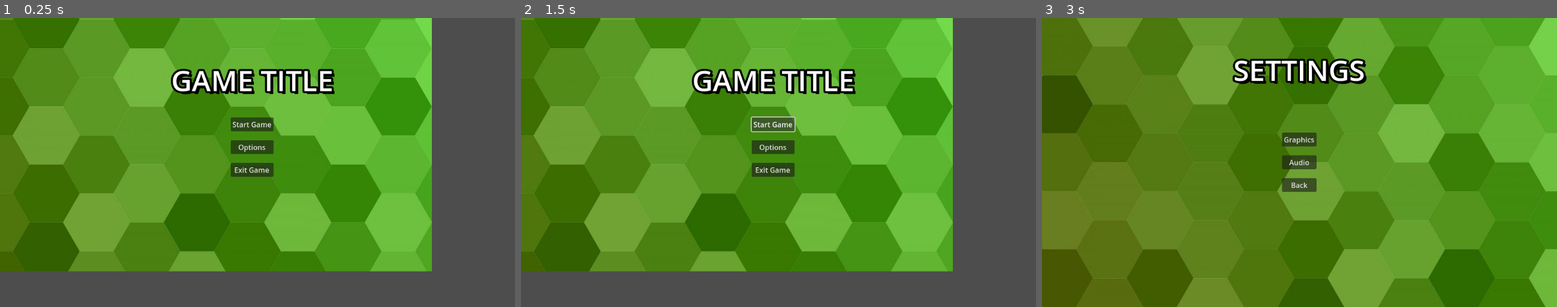
Above: before the commit, frames 1-3 (left to right).
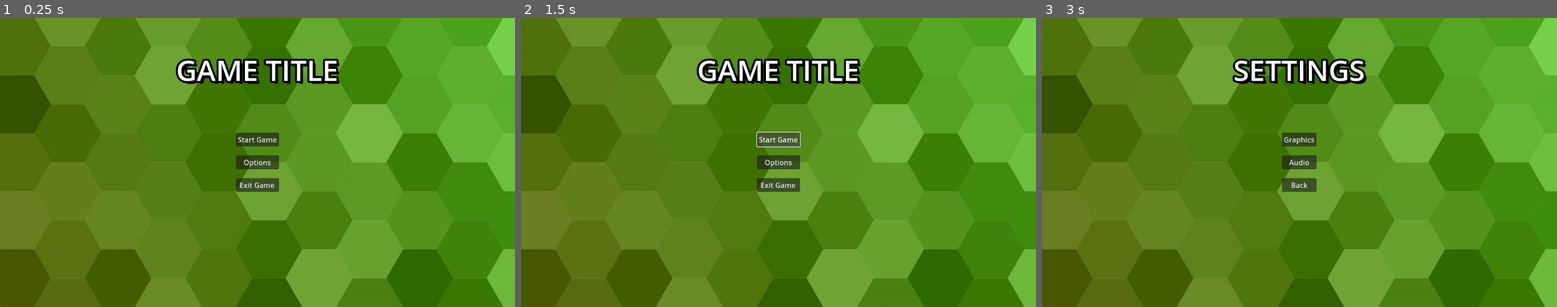
Above: after the commit, the same moments.

Repository: haw-peter/Sustainable_Game_Uni_Project
Game: Godot game, scene res://main_menu.tscn
Same seed, same stepped clock (60 frames per second), same inputs: the game is played once before the commit and once after it.
Inputs:
- Up to frame 1 (0.25 s): no input
- Up to frame 2 (1.5 s): click "Start Game" at 0.5 s; click "Start Game" at 1.25 s
- Up to frame 3 (3 s): click "Start Game" at 2 s; click "Options" at 2.75 s

The runs differ from the first frame. In frame 1, 77% of the frame differs, in the area x 0-100%, y 0-100%; in frame 2, 77%; in frame 3, nothing differs.

Commit message:
offset fix
fixed offset

Diff:
--- a/main_menu.tscn
+++ b/main_menu.tscn
@@ -21,10 +21,10 @@
 anchors_preset = 15
 anchor_right = 1.0
 anchor_bottom = 1.0
-offset_left = -534.0
-offset_top = -432.0
-offset_right = -186.0
-offset_bottom = -80.0
+offset_left = -36.0
+offset_top = -307.0
+offset_right = 312.0
+offset_bottom = 45.0
 grow_horizontal = 2
 grow_vertical = 2
 texture = ExtResource("2_qrexf")
@@ -34,10 +34,6 @@
 anchors_preset = 15
 anchor_right = 1.0
 anchor_bottom = 1.0
-offset_left = 165.0
-offset_top = 23.0
-offset_right = -188.0
-offset_bottom = -92.0
 grow_horizontal = 2
 grow_vertical = 2
 theme_override_constants/margin_left = 12
--- a/project.godot
+++ b/project.godot
@@ -14,7 +14,3 @@
 run/main_scene="res://main_menu.tscn"
 config/features=PackedStringArray("4.2", "Forward Plus")
 config/icon="res://icon.svg"
-
-[dotnet]
-
-project/assembly_name="SustainableGame"
Not shown: 1 places in options_menu.tscn that only renumber resources
